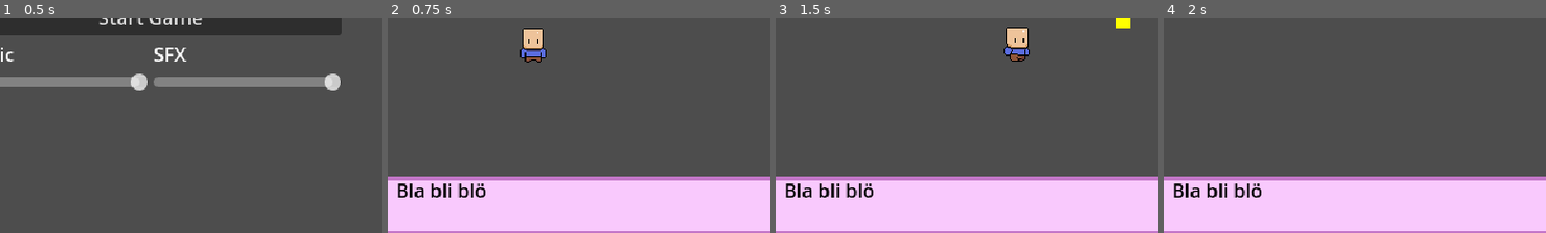
Above: before the commit, frames 1-4 (left to right).
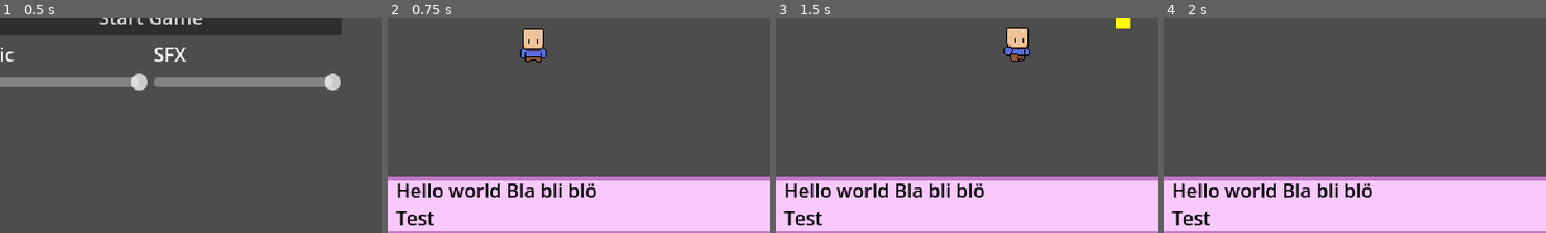
Above: after the commit, the same moments.

Repository: KDing0/GGJGodot
Game: Godot game, scene res://Misc/GameManager.tscn
Same seed, same stepped clock (60 frames per second), same inputs: the game is played once before the commit and once after it. The engine's default icon, where the game draws it, is replaced by a stand-in: a white triangle on a blue panel in a dark square.
Inputs (mouse positions are % of the whole screen's width and height, from its top left):
- Up to frame 1 (0.5 s): no input
- Up to frame 2 (0.75 s): click "Start Game" at 0.5 s
- Up to frame 3 (1.5 s): tap Enter at 1.25 s; move the mouse to (72, 45) at 1.27 s; press the mouse at (72, 45) at 1.28 s; hold Right (player_right) from 1.28 s (still down)
- Up to frame 4 (2 s): keep holding Right (player_right)
The pictures show only the part of the screen within x 30-80%, y 44-94%; the shares and areas given below are measured in that part.

Frame 1 is identical in both runs. In frame 2, 2.3% of the frame differs, in the area x 2-55%, y 76-97%; in frame 3, 2.3%; in frame 4, 2.3%.

Commit message:
Added word hitting functionality

Diff:
--- a/src/Textboxes/TextCollisions.gd
+++ b/src/Textboxes/TextCollisions.gd
@@ -4,8 +4,13 @@
 @export var textbox: CanvasLayer
 
 func _ready():
-	self.add_child(textbox.add_area_on("Bla"))
+	var textHitArea = textbox.add_area_on("Test")
+	textHitArea.hit.connect(_on_text_hit)
+	self.add_child(textHitArea)
 
 # Called every frame. 'delta' is the elapsed time since the previous frame.
 func _process(delta):
-	self.position = Vector2.ZERO - cam.position
+	self.position = Vector2.ZERO + cam.position
+
+func _on_text_hit(from, to):
+	textbox.changeText(from, to)
--- a/src/Textboxes/textbox.gd
+++ b/src/Textboxes/textbox.gd
@@ -2,10 +2,15 @@
 
 @onready var anims: AnimationPlayer = $AnimationPlayer
 
+var area_script = load("res://Textboxes/textbox_areas.gd")
 var textbox_open = true
 
 func _ready():
 	#open_textbox()
+	$Control.offset_bottom = 0.0
+	$Control.offset_left = 0.0
+	$Control.offset_right = 0.0
+	$Control.offset_top = 0.0
 	pass
 
 func open_textbox():
@@ -21,13 +26,42 @@
 func setText(text):
 	pass
 
+func changeText(from_word, to_word):
+	var label: RichTextLabel = $Control/TextBoxContainer/TextMargin/RichTextLabel
+	label.text = label.text.replace(from_word, to_word)
+
 func add_area_on(word) -> Area2D:
+
+	var label: RichTextLabel = $Control/TextBoxContainer/TextMargin/RichTextLabel
+	var fnt = label.get_theme_font("normal_font")
+	var fnt_size = label.get_theme_font_size("normal_font_size")
+
+	# get position of word in text
+	var text = label.text
+	var text_lines = text.split("\n")
+	var idx = text.find(word)
+	var lines = text.count("\n")
+	var line = text.count("\n", 0, idx) if idx != 0 else 0
+	var idx_in_line = text_lines[line].find(word)
+	print(word, ", ", lines, ", ", line)
+	var length_to_word = fnt.get_string_size(text_lines[line].substr(0, idx_in_line), 0, -1, fnt_size)
+	var height_to_word = fnt.get_height(fnt_size) * line
+	var length_of_word = fnt.get_string_size(word, 0, -1, fnt_size)
+
+	var posX = -320 + (length_of_word.x / 2.0) + length_to_word.x + $Control/ImageContainer.size.x + 65.0
+	var posY = 160 - (length_of_word.y / 2.0) - ((lines - line) * length_of_word.y)
+
 	var area = Area2D.new()
 	var collision = CollisionShape2D.new()
 	var colShape = RectangleShape2D.new()
-	colShape.size = Vector2(50.0, 40.0)
+	colShape.size = length_of_word
 	collision.shape = colShape
 	area.add_child(collision)
-	# create Area2D
-	# Add CollisionShape
+	area.monitorable = true
+	area.position = Vector2(posX, posY)
+	area.collision_layer = 1
+	area.collision_mask = 16
+	area.set_script(area_script)
+	area.from_word = word
+	area.to_word = "hi hi"
 	return area
--- a/src/Textboxes/textbox.tscn
+++ b/src/Textboxes/textbox.tscn
@@ -108,6 +108,8 @@
 layout_mode = 3
 anchor_right = 1.0
 anchor_bottom = 1.0
+offset_right = 4480.0
+offset_bottom = 2520.0
 grow_horizontal = 2
 grow_vertical = 2
 
@@ -154,7 +156,8 @@
 [node name="RichTextLabel" type="RichTextLabel" parent="Control/TextBoxContainer/TextMargin"]
 layout_mode = 2
 theme_override_colors/default_color = Color(0, 0, 0, 1)
-text = "Bla bli blö"
+text = "Hello world Bla bli blö
+Test"
 fit_content = true
 scroll_active = false
 
--- /dev/null
+++ b/src/Textboxes/textbox_areas.gd
@@ -0,0 +1,17 @@
+extends Area2D
+
+var from_word = ""
+var to_word = ""
+
+signal hit(from, to)
+
+# Called when the node enters the scene tree for the first time.
+func _ready():
+	body_entered.connect(_on_body_entered)
+
+
+func _on_body_entered(body):
+	print("Area hit by: ", body)
+	hit.emit(from_word, to_word)
+	body.queue_free()
+	self.queue_free()
